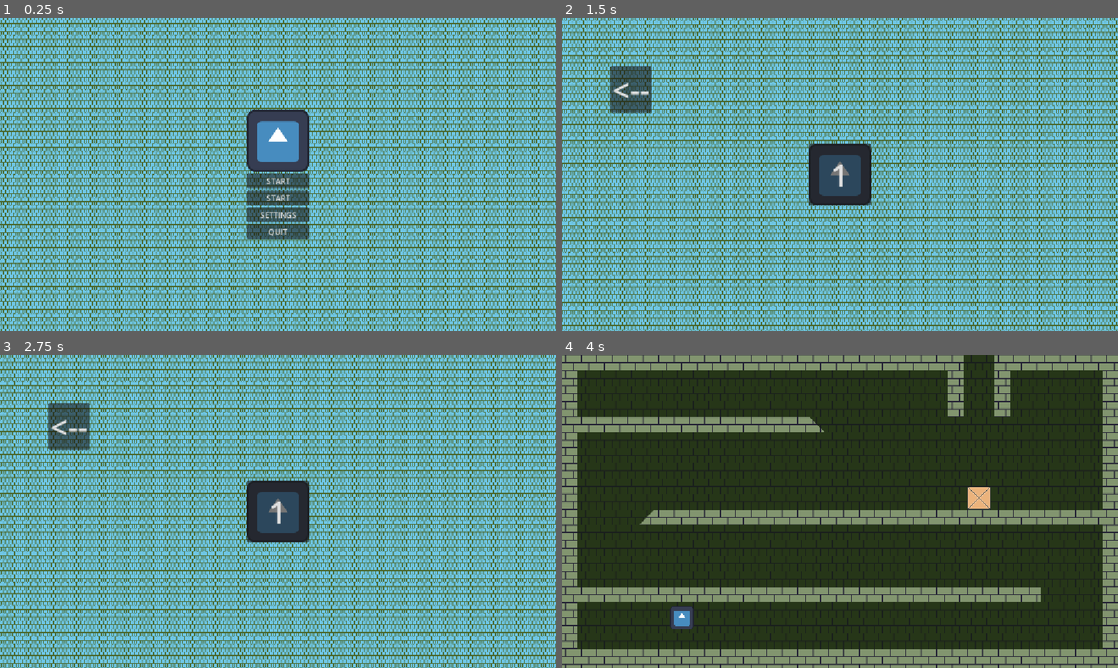
Above: before the commit, frames 1-4 (two rows, left to right).
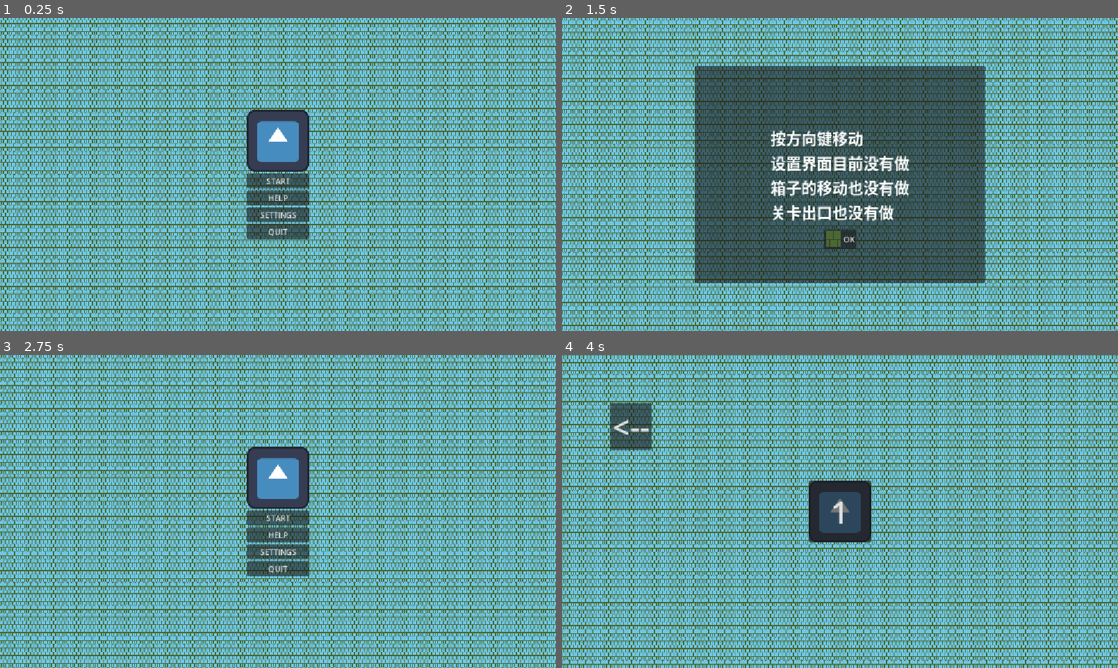
Above: after the commit, the same moments.

Repository: Hongyawa/practice-game
Game: Godot game, scene res://scene/main/main_menu.tscn
The game is run twice, just before and just after one commit, with the same random seed, the same clock (stepped at 60 frames per second) and the same inputs. The engine's default icon, where the game draws it, is replaced by a stand-in: a white triangle on a blue panel in a dark square.
Inputs (mouse positions are in pixels of both pictures, inside the frame that each line leads up to):
- Up to frame 1 (0.25 s): no input
- Up to frame 2 (1.5 s): click "START" (after the commit: "HELP") at 0.5 s; click (840, 180) at 1.25 s, where only the run before the commit has a clickable "START"
- Up to frame 3 (2.75 s): click (278, 577) at 2 s, where only the run after the commit has a clickable "OK"
- Up to frame 4 (4 s): click (840, 517) at 2.75 s, where only the run after the commit has a clickable "START"; hold Right (ui_right) from 3.53 s (still down); tap Up (ui_up) at 3.77 s

The runs differ from the first frame. In frame 1, less than 0.1% of the frame differs, in the area x 47-53%, y 56-59%; in frame 2, 37%; in frame 3, 5.0%; in frame 4, 99%, in the area x 0-100%, y 0-100%.

Commit message:
✨ feat: 新增帮助弹窗与菜单交互
1. 修正主菜单帮助按钮文案，确保显示为“HELP”。
2. 新增帮助弹窗面板，展示操作说明与确认按钮。
3. 连接菜单交互逻辑：点击帮助时隐藏主菜单，点击确认后返回主界面。

Diff:
--- a/scene/main/main_menu.tscn
+++ b/scene/main/main_menu.tscn
@@ -4,6 +4,7 @@
 [ext_resource type="Texture2D" uid="uid://cdqlqrh2rkkbd" path="res://assert/groundback.png" id="1_2fwvj"]
 [ext_resource type="Texture2D" uid="uid://oya8wpn6jmc8" path="res://icon.svg" id="2_0iwki"]
 [ext_resource type="PackedScene" uid="uid://bbujs6ukk61tk" path="res://scene/main/level_menu.tscn" id="4_0iwki"]
+[ext_resource type="Texture2D" uid="uid://rkkypfdkaici" path="res://assert/back.png" id="5_dbghu"]
 
 [node name="MainMenu" type="Control" unique_id=154891254]
 layout_mode = 3
@@ -60,7 +61,7 @@
 
 [node name="HelpButton" type="Button" parent="CenaterUI/HBoxContainer" unique_id=639878347]
 layout_mode = 2
-text = "START"
+text = "HELP"
 
 [node name="SetttingsButton" type="Button" parent="CenaterUI/HBoxContainer" unique_id=1571312269]
 layout_mode = 2
@@ -74,13 +75,60 @@
 visible = false
 layout_mode = 1
 
-[node name="HelpMenu" type="Control" parent="." unique_id=215182203]
-anchors_preset = 0
-offset_right = 40.0
-offset_bottom = 40.0
+[node name="HelpMenu" type="Panel" parent="." unique_id=1163673763]
+visible = false
+custom_minimum_size = Vector2(600, 450)
+layout_mode = 1
+anchors_preset = 8
+anchor_left = 0.5
+anchor_top = 0.5
+anchor_right = 0.5
+anchor_bottom = 0.5
+offset_left = -300.0
+offset_top = -225.0
+offset_right = 300.0
+offset_bottom = 225.0
+grow_horizontal = 2
+grow_vertical = 2
+
+[node name="TextEdit" type="Label" parent="HelpMenu" unique_id=1344950776]
+layout_mode = 1
+anchors_preset = 8
+anchor_left = 0.5
+anchor_top = 0.5
+anchor_right = 0.5
+anchor_bottom = 0.5
+offset_left = -48.0
+offset_top = -11.5
+offset_right = 48.0
+offset_bottom = 11.5
+grow_horizontal = 2
+grow_vertical = 2
+theme_override_font_sizes/font_size = 32
+text = "按方向键移动
+设置界面目前没有做
+箱子的移动也没有做
+关卡出口也没有做"
+
+[node name="ConfirmButton" type="Button" parent="HelpMenu" unique_id=821308488]
+layout_mode = 1
+anchors_preset = 8
+anchor_left = 0.5
+anchor_top = 0.5
+anchor_right = 0.5
+anchor_bottom = 0.5
+offset_left = -4.0
+offset_top = 130.0
+offset_right = 4.0
+offset_bottom = 138.0
+grow_horizontal = 2
+grow_vertical = 2
+text = "OK"
+icon = ExtResource("5_dbghu")
 
 [connection signal="timeout" from="ColorRect/ReverseTimer" to="." method="_on_reverse_timer_timeout"]
 [connection signal="pressed" from="CenaterUI/HBoxContainer/StartButton" to="." method="_on_start_button_pressed"]
 [connection signal="pressed" from="CenaterUI/HBoxContainer/HelpButton" to="." method="_on_help_button_pressed"]
 [connection signal="pressed" from="CenaterUI/HBoxContainer/SetttingsButton" to="." method="_on_setttings_button_pressed"]
 [connection signal="pressed" from="CenaterUI/HBoxContainer/QuitButton" to="." method="_on_quit_button_pressed"]
+[connection signal="pressed" from="HelpMenu/ConfirmButton" to="." method="_on_confirm_button_pressed"]
--- a/scripts/main_menu.gd
+++ b/scripts/main_menu.gd
@@ -10,7 +10,7 @@
 const SELECT_LEVEL_MENU = preload("uid://bbujs6ukk61tk")
 @onready var cenater_ui: MarginContainer = $CenaterUI
 @onready var level_menu: Control = $LevelMenu
-@onready var help_menu: Control = $HelpMenu
+@onready var help_menu: Panel = $HelpMenu
 
 
 func _ready() -> void:
@@ -40,9 +40,17 @@
 	cenater_ui.visible = true
 	level_menu.visible = false
 
+
 ## 按下帮助按钮之后,显示提示界面
 func _on_help_button_pressed() -> void:
+	cenater_ui.visible = false
 	help_menu.visible = true
+
+
+## 按下帮助界面里面的确定按钮之后
+func _on_confirm_button_pressed() -> void:
+	help_menu.visible = false
+	cenater_ui.visible = true
 
 
 ## 按下设置按钮之后的操作,隐藏主界面,显示设置界面(未制作)
Not shown, changed: export_presets.cfg
